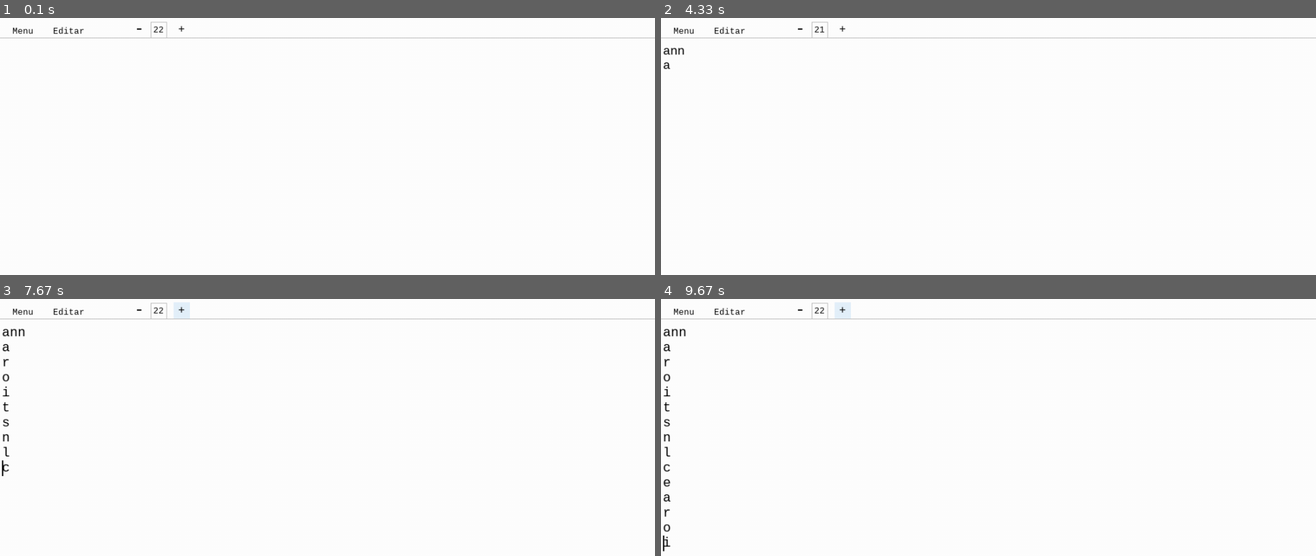
Above: before the commit, frames 1-4 (two rows, left to right).
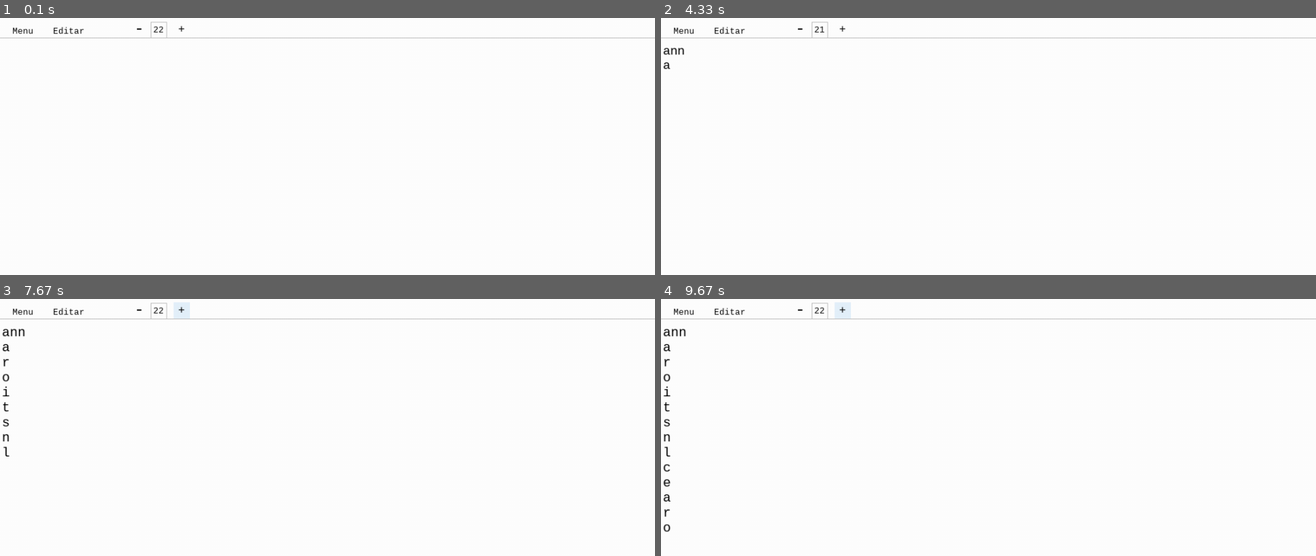
Above: after the commit, the same moments.

Repository: PedroGoulartbranco/Bloco-de-notas-pygame
Game: pygame game, started from main.py
The game is run twice, just before and just after one commit, with the same random seed, the same clock (stepped at 60 frames per second) and the same inputs.
Inputs (mouse positions are in pixels of both pictures, inside the frame that each line leads up to):
- Up to frame 1 (0.1 s): no input
- Up to frame 2 (4.33 s): hold Right 0.33-0.8 s; click "-" at 1.77 s; hold Left 2.05-2.58 s; move the mouse to (outside the picture) at 2.62 s; click (outside the picture) at 2.67 s; type "ann" at 3.72 s; tap Enter at 4.05, 4.25 s; type "a" at 4.12 s
- Up to frame 3 (7.67 s): type "r" at 4.52 s; tap Enter at 4.65, 5.05, 5.45, 6.18, 6.58, 6.98, 7.38 s; type "o" at 4.92 s; type "i" at 5.32 s; click "+" at 5.77 s; type "t" at 6.05 s; type "s" at 6.45 s; type "n" at 6.85 s; type "l" at 7.25 s; type "c" at 7.65 s
- Up to frame 4 (9.67 s): tap Enter every 0.4 s from 7.78 to 9.38 s; type "e" at 8.05 s; type "a" at 8.45 s; type "r" at 8.85 s; type "o" at 9.25 s; type "i" at 9.65 s

Frames 1-2 are identical in both runs. In frame 3, less than 0.1% of the frame differs, in the area x 0-2%, y 62-69%; in frame 4, less than 0.1%, in the area x 0-2%, y 91-99%.

Commit message:
colocando limite de clocks

Diff:
--- a/main.py
+++ b/main.py
@@ -8,6 +8,7 @@
 LARGURA, ALTURA = 1000, 600
 tela = pygame.display.set_mode((LARGURA, ALTURA))
 pygame.display.set_caption("Bloco de Notas")
+clock = pygame.time.Clock()
 
 #icones
 icone = pygame.image.load("img/icon.ico")
@@ -379,6 +380,7 @@
 
 
     pygame.display.flip()   # atualiza a tela
+    clock.tick(30) #Roda o loop 30 vezes por segundo
 
 pygame.quit()
 sys.exit()
